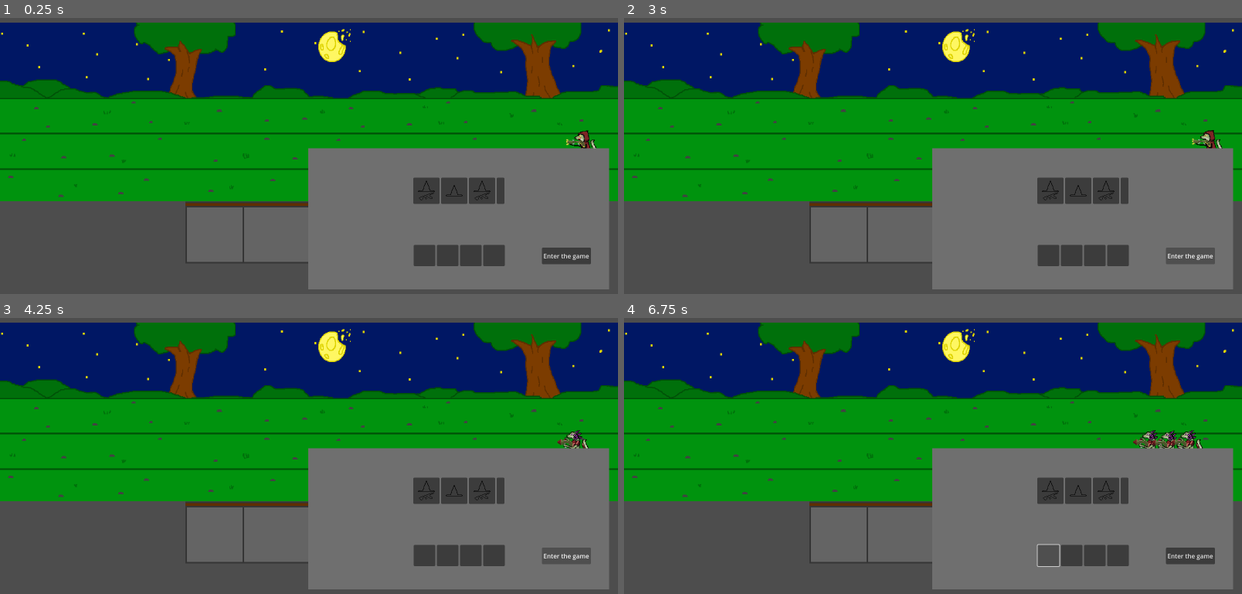
Above: before the commit, frames 1-4 (two rows, left to right).
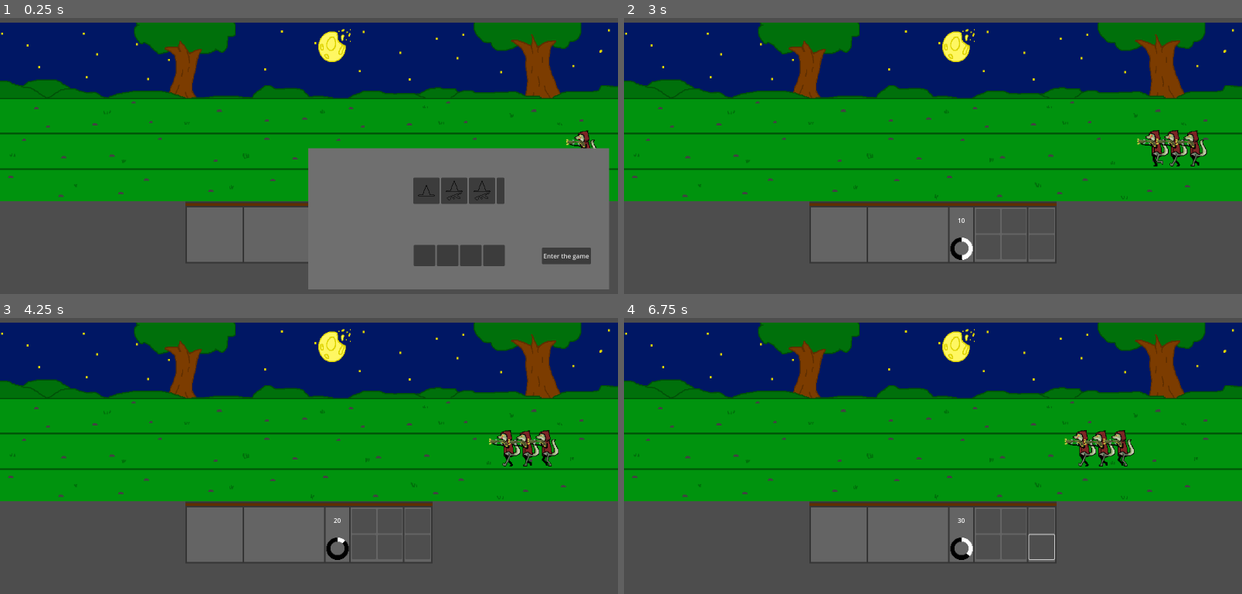
Above: after the commit, the same moments.

Repository: SammyCadian/wizards-who-hate-lizards
Game: Godot game, scene res://game.tscn
The game is run twice, just before and just after one commit, with the same random seed, the same clock (stepped at 60 frames per second) and the same inputs. The engine's default icon, where the game draws it, is replaced by a stand-in: a white triangle on a blue panel in a dark square.
Inputs (mouse positions are in pixels of both pictures, inside the frame that each line leads up to):
- Up to frame 1 (0.25 s): no input
- Up to frame 2 (3 s): click (1050, 191) at 0.5 s; click (1081, 191) at 1.25 s; click (1106, 191) at 2 s; click "Enter the game" at 2.75 s
- Up to frame 3 (4.25 s): click (568, 555) at 3.5 s, where only the run before the commit has a clickable "Enter the game"
- Up to frame 4 (6.75 s): click (988, 522) at 4.27 s; click (988, 547) at 5.02 s; click (1013, 522) at 5.77 s; click (1050, 555) at 6.52 s

The runs differ from the first frame. In frame 1, less than 0.1% of the frame differs, in the area x 67-75%, y 59-67%; in frame 2, 22%; in frame 3, 22%; in frame 4, 23%, in the area x 49-99%, y 40-99%.
Error before the commit: Attempt to call function 'getUnits' in base 'null instance' on a null instance. (res://global.gd:7)

Commit message:
Unit Selection fixed
Unit selection now correctly sends units to the battle UI.
Battle still automatically starts on starting the main scene, need to change that.

Diff:
--- a/Scenes/UI/battle_ui.gd
+++ b/Scenes/UI/battle_ui.gd
@@ -25,7 +25,7 @@
 
 # Called when the node enters the scene tree for the first time.
 func _ready() -> void:
-	testLoad()
+	#testLoad()
 
 	$IncomeTimer.set_wait_time(incomeTime/100)
 	$IncomeTimer.start()
--- a/Scenes/Units/Wizards/autorifle.tscn
+++ b/Scenes/Units/Wizards/autorifle.tscn
@@ -1,7 +1,8 @@
-[gd_scene load_steps=16 format=3 uid="uid://co1e2lije056e"]
+[gd_scene load_steps=26 format=3 uid="uid://co1e2lije056e"]
 
 [ext_resource type="Script" uid="uid://vc63bex6llv2" path="res://Scenes/Units/Wizards/autorifle.gd" id="1_6sc6y"]
 [ext_resource type="Texture2D" uid="uid://tp4dj2k1kox0" path="res://Sprites/Units/Wizards/WizardAutoRifle/WizardAutoRifleShooting.png" id="2_a884v"]
+[ext_resource type="Texture2D" uid="uid://hbo0nmbel2a8" path="res://Sprites/Units/Wizards/WizardAutoRifle/WizardAutoRifleDie.png" id="3_clyaf"]
 [ext_resource type="Texture2D" uid="uid://cm1rs0528tqg0" path="res://Sprites/Units/Wizards/WizardAutoRifle/WizardAutoRifleWalk.png" id="3_euege"]
 
 [sub_resource type="AtlasTexture" id="AtlasTexture_euege"]
@@ -11,6 +12,42 @@
 [sub_resource type="AtlasTexture" id="AtlasTexture_clyaf"]
 atlas = ExtResource("2_a884v")
 region = Rect2(0, 512, 512, 512)
+
+[sub_resource type="AtlasTexture" id="AtlasTexture_7hokf"]
+atlas = ExtResource("3_clyaf")
+region = Rect2(0, 0, 512, 512)
+
+[sub_resource type="AtlasTexture" id="AtlasTexture_hoag6"]
+atlas = ExtResource("3_clyaf")
+region = Rect2(512, 0, 512, 512)
+
+[sub_resource type="AtlasTexture" id="AtlasTexture_03jse"]
+atlas = ExtResource("3_clyaf")
+region = Rect2(1024, 0, 512, 512)
+
+[sub_resource type="AtlasTexture" id="AtlasTexture_pt5gp"]
+atlas = ExtResource("3_clyaf")
+region = Rect2(0, 512, 512, 512)
+
+[sub_resource type="AtlasTexture" id="AtlasTexture_yhttb"]
+atlas = ExtResource("3_clyaf")
+region = Rect2(512, 512, 512, 512)
+
+[sub_resource type="AtlasTexture" id="AtlasTexture_njc4c"]
+atlas = ExtResource("3_clyaf")
+region = Rect2(1024, 512, 512, 512)
+
+[sub_resource type="AtlasTexture" id="AtlasTexture_2ncd0"]
+atlas = ExtResource("3_clyaf")
+region = Rect2(0, 1024, 512, 512)
+
+[sub_resource type="AtlasTexture" id="AtlasTexture_p1aav"]
+atlas = ExtResource("3_clyaf")
+region = Rect2(512, 1024, 512, 512)
+
+[sub_resource type="AtlasTexture" id="AtlasTexture_uiflb"]
+atlas = ExtResource("3_clyaf")
+region = Rect2(1024, 1024, 512, 512)
 
 [sub_resource type="AtlasTexture" id="AtlasTexture_bad5w"]
 atlas = ExtResource("3_euege")
@@ -49,8 +86,35 @@
 "name": &"attack",
 "speed": 5.0
 }, {
-"frames": [],
-"loop": true,
+"frames": [{
+"duration": 1.0,
+"texture": SubResource("AtlasTexture_7hokf")
+}, {
+"duration": 1.0,
+"texture": SubResource("AtlasTexture_hoag6")
+}, {
+"duration": 1.0,
+"texture": SubResource("AtlasTexture_03jse")
+}, {
+"duration": 1.0,
+"texture": SubResource("AtlasTexture_pt5gp")
+}, {
+"duration": 1.0,
+"texture": SubResource("AtlasTexture_yhttb")
+}, {
+"duration": 1.0,
+"texture": SubResource("AtlasTexture_njc4c")
+}, {
+"duration": 1.0,
+"texture": SubResource("AtlasTexture_2ncd0")
+}, {
+"duration": 1.0,
+"texture": SubResource("AtlasTexture_p1aav")
+}, {
+"duration": 1.0,
+"texture": SubResource("AtlasTexture_uiflb")
+}],
+"loop": false,
 "name": &"death",
 "speed": 5.0
 }, {
@@ -92,9 +156,9 @@
 [node name="AnimatedSprite2D" type="AnimatedSprite2D" parent="."]
 scale = Vector2(0.187, 0.187)
 sprite_frames = SubResource("SpriteFrames_6sc6y")
-animation = &"walk"
-frame = 5
-frame_progress = 0.658975
+animation = &"death"
+frame = 8
+frame_progress = 1.0
 
 [node name="RangeArea" type="Area2D" parent="."]
 position = Vector2(-1, 1)
--- a/game.tscn
+++ b/game.tscn
@@ -3,13 +3,15 @@
 [ext_resource type="PackedScene" uid="uid://dt40u850dlxkd" path="res://Scenes/Battle/battle_manager.tscn" id="1_80nbo"]
 [ext_resource type="Script" uid="uid://b2wgixh8k2ny6" path="res://global.gd" id="1_feb5d"]
 [ext_resource type="PackedScene" uid="uid://cj8m4a5i6pvkl" path="res://Scenes/UI/display_manager.tscn" id="2_fc0e3"]
-[ext_resource type="PackedScene" uid="uid://ctmhvm3i7gl60" path="res://unit_selection.tscn" id="4_fc0e3"]
+[ext_resource type="PackedScene" uid="uid://ckonvx88mks8d" path="res://unit_selection.tscn" id="4_fc0e3"]
 
 [node name="Game" type="Node2D"]
 script = ExtResource("1_feb5d")
 
 [node name="Display Manager" parent="." instance=ExtResource("2_fc0e3")]
 
-[node name="Battle Manager" parent="." instance=ExtResource("1_80nbo")]
+[node name="BattleManager" parent="." instance=ExtResource("1_80nbo")]
 
 [node name="UnitSelection" parent="." instance=ExtResource("4_fc0e3")]
+
+[connection signal="startGame" from="UnitSelection" to="." method="_on_unit_selection_start_game"]
--- a/global.gd
+++ b/global.gd
@@ -1,7 +1,16 @@
 extends Node
 
 func _ready() -> void:
-	startBattle()
+	pass
+	#startBattle()
 # Everything in here can be accessed from other scripts using Global.VAR_NAME
 func startBattle():
-	$"Battle Manager".startBattle($UnitSelection.getUnits())
+
+	print($UnitSelection.getUnits())
+	get_node("BattleManager").startBattle($UnitSelection.getUnits())
+
+
+
+func _on_unit_selection_start_game() -> void:
+	startBattle()
+	pass # Replace with function body.
--- a/unit_selection.gd
+++ b/unit_selection.gd
@@ -5,12 +5,13 @@
 @export var unitTwoIcon: CompressedTexture2D
 @export var unitThreeIcon: CompressedTexture2D
 
-var units = [[null,"NO_UNIT",0],[null,"NO_UNIT",0],[null,"NO_UNIT",0],[null,"NO_UNIT",0]]
+var units = [[0,"NO_UNIT",0],[0,"NO_UNIT",0],[0,"NO_UNIT",0],[0,"NO_UNIT",0]]
 var selected = false
 var unitId = ""
 var cost = 0
 var icon
 
+signal startGame
 
 func _on_unit_1_button_pressed() -> void:
 	if(selected):
@@ -49,21 +50,21 @@
 
 func _on_unit_select_1_pressed() -> void:
 	selected = true
-	unitId = "rifleman"
+	unitId = "scout"
 	icon = $"All units/Unit1/UnitSelect1".icon
 	cost = 10
 
 
 func _on_unit_select_2_pressed() -> void:
 	selected = true
-	unitId = "normal"
+	unitId = "rifleman"
 	icon = $"All units/Unit2/UnitSelect2".icon
 	cost = 20
 
 
 func _on_unit_select_3_pressed() -> void:
 	selected = true
-	unitId = "autorifleman"
+	unitId = "autorifle"
 	icon = $"All units/Unit3/UnitSelect3".icon
 	cost = 30
 
@@ -80,4 +81,11 @@
 
 
 func _on_enter_game_pressed() -> void:
-	get_tree().change_scene_to_file("res://game.tscn")
+	startGame.emit()
+	#get_tree().change_scene_to_file("res://game.tscn")
+
+
+func _on_enter_game_button_up() -> void:
+	visible = false
+	startGame.emit()
+	pass # Replace with function body.
--- a/unit_selection.tscn
+++ b/unit_selection.tscn
@@ -69,7 +69,7 @@
 [node name="UnitSelect1" type="Button" parent="All units/Unit1"]
 layout_mode = 2
 size_flags_vertical = 3
-icon = ExtResource("2_ongp6")
+icon = ExtResource("3_0rmpk")
 
 [node name="Unit2" type="VBoxContainer" parent="All units"]
 layout_mode = 2
@@ -78,7 +78,7 @@
 [node name="UnitSelect2" type="Button" parent="All units/Unit2"]
 layout_mode = 2
 size_flags_vertical = 3
-icon = ExtResource("3_0rmpk")
+icon = ExtResource("4_jqnbg")
 
 [node name="Unit3" type="VBoxContainer" parent="All units"]
 layout_mode = 2
@@ -112,4 +112,4 @@
 [connection signal="pressed" from="All units/Unit2/UnitSelect2" to="." method="_on_unit_select_2_pressed"]
 [connection signal="pressed" from="All units/Unit3/UnitSelect3" to="." method="_on_unit_select_3_pressed"]
 [connection signal="pressed" from="All units/Unit4/UnitSelect4" to="." method="_on_unit_select_4_pressed"]
-[connection signal="pressed" from="EnterGame" to="." method="_on_enter_game_pressed"]
+[connection signal="button_up" from="EnterGame" to="." method="_on_enter_game_button_up"]
Binary file added: Sprites/Units/Wizards/WizardAutoRifle/WizardAutoRifleDie.png
Not shown, added: Sprites/Units/Wizards/WizardAutoRifle/WizardAutoRifleDie.png.import
Not shown: 1 places in unit_selection.tscn that only renumber resources
